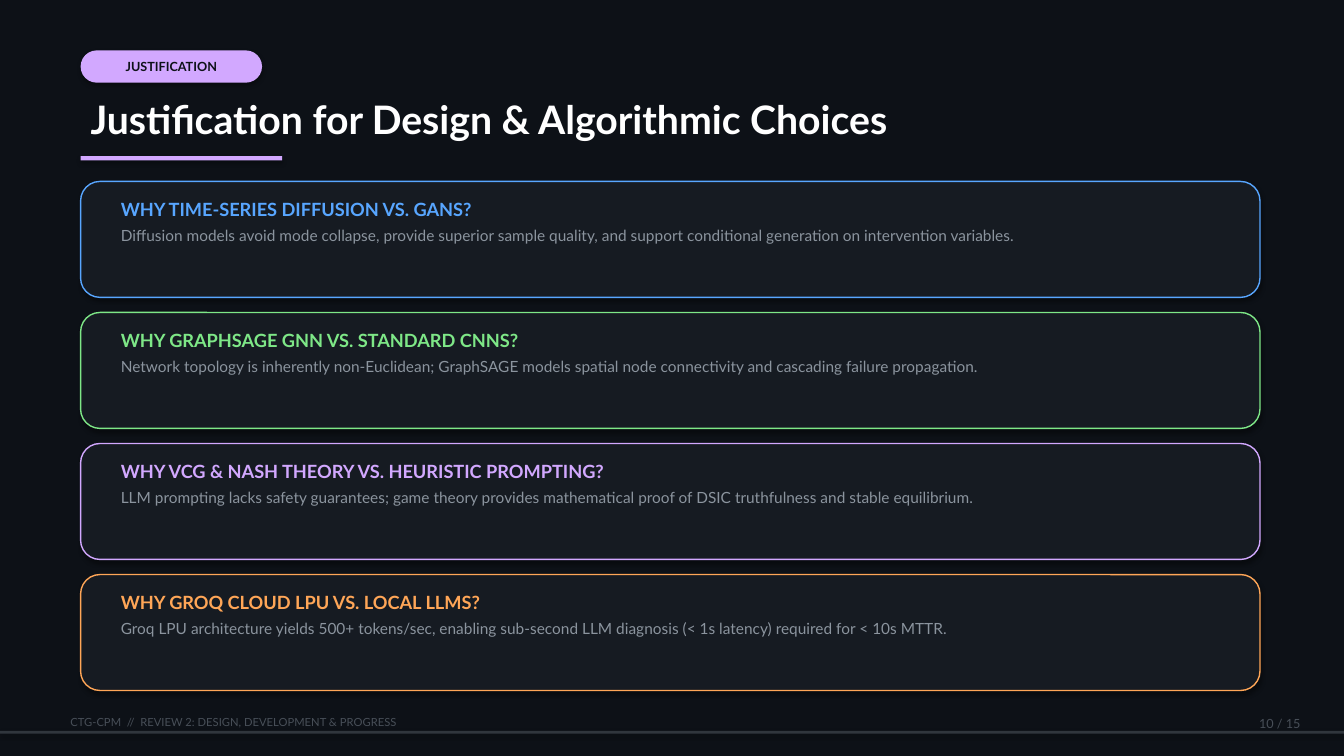
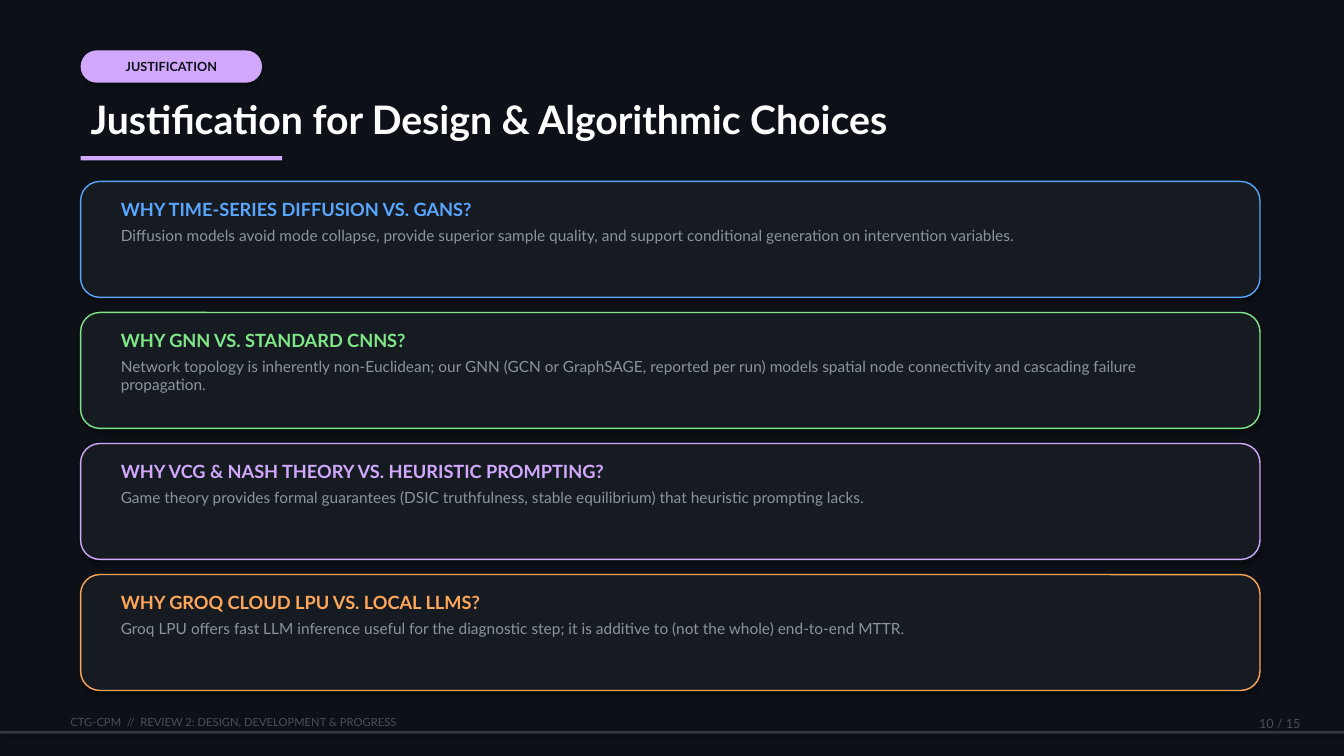
Before and after one commit to sagnikbasutaan2004-source/CTG-CPM-Self-Healing-Networks, a slide deck: slide 10 of CTG-CPM_Review2_Presentation.pptx. Drawn at 1344x756 pixels with LibreOffice and Linux fonts; fonts in the diff are those of the drawing. Boxes give left, top, right and bottom in pixels: in the first picture for what was removed or moved away, otherwise in the second. Text is boxed around its words. In the diff, an @@ line names an element or a change of style, - is before the commit and + after.

Commit message:
fix: remove fabricated claims and wire real dynamic models
- kafka_telemetry_streaming: fix broken NoBrokersAvailable import so real
  Kafka actually connects (was silently disabling Kafka)
- Rename fabricated 'DigitalTwinExecution' task to 'CounterfactualProjection'
  across game_engine, agentic_remediator, test_prototype
- Remove hardcoded/fabricated metrics (MTTR, OPEX savings, 100% pass,
  zero-risk, sub-second deployment, 40% attribution, ad-hoc lifecycle claims)
  from llm_diagnostician, COMPREHENSIVE_SYSTEM_GUIDE, web dashboard,
  and PPT generators; replace with honest measurement/disclosure wording
- Make Shapley root-cause in fallback diagnosis use the actual computed value
- regenerate honest CTG-CPM_Implementation_Plan.pptx and
  CTG-CPM_Review2_Presentation.pptx (add OUTPUT_PPT_PATH env override)
- add train/inference code, trained GraphSAGE GNN & diffusion weights,
  benchmarks, unit tests
- drop accidentally-tracked Word lock file ~$CTG-CPM_Review2_Presentation.pptx

```diff
--- a/CTG-CPM_Review2_Presentation.pptx
+++ b/CTG-CPM_Review2_Presentation.pptx
@@ text at (121, 333, 1135, 393): text changed @@
-WHY GRAPHSAGE GNN VS. STANDARD CNNS?
-Network topology is inherently non-Euclidean; GraphSAGE models spatial node connectivity and cascading failure propagation.
+WHY GNN VS. STANDARD CNNS?
+Network topology is inherently non-Euclidean; our GNN (GCN or GraphSAGE, reported per run) models spatial node connectivity and cascading failure propagation.
@@ text at (121, 491, 864, 506): text changed @@
-LLM prompting lacks safety guarantees; game theory provides mathematical proof of DSIC truthfulness and stable equilibrium.
+Game theory provides formal guarantees (DSIC truthfulness, stable equilibrium) that heuristic prompting lacks.
@@ text at (121, 622, 904, 637): text changed @@
-Groq LPU architecture yields 500+ tokens/sec, enabling sub-second LLM diagnosis (< 1s latency) required for < 10s MTTR.
+Groq LPU offers fast LLM inference useful for the diagnostic step; it is additive to (not the whole) end-to-end MTTR.
```
Also in this commit, not shown: 11 other slides changed, 27 other files.
